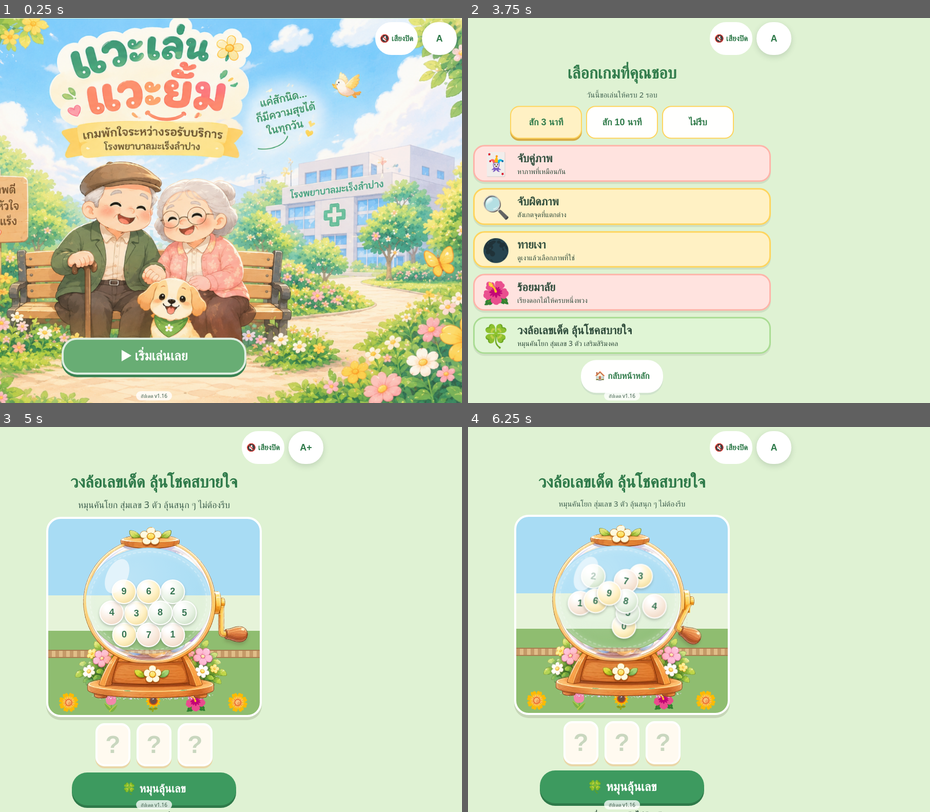
Above: before the commit, frames 1-4 (two rows, left to right).
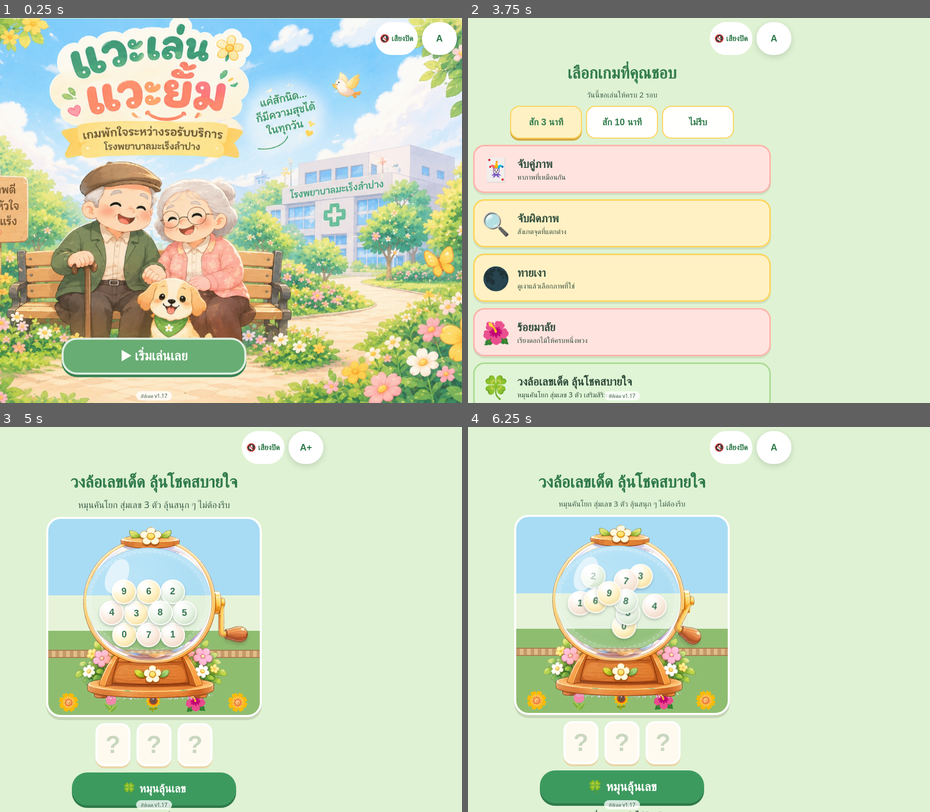
Above: after the commit, the same moments.

Repository: sasaloth/test-game1
Game: browser game, page index.html
Same seed, same stepped clock (60 frames per second), same inputs: the game is played once before the commit and once after it.
Inputs (mouse positions are in pixels of both pictures, inside the frame that each line leads up to; where the layout moved, square brackets give the same spot in the first picture):
- Up to frame 1 (0.25 s): no input
- Up to frame 2 (3.75 s): click "▶ เริ่มเล่นเลย" at 0.27 s; click (634, 256) [634, 249] at 1.07 s; click "🌺 ดอกชบา" at 1.27 s; click (578, 172) at 1.67 s; click "ข้อต่อไป →" at 1.87 s; click (699, 152) at 2.27 s; click "🌺 ดอกชบา" at 2.47 s; click (685, 287) at 2.87 s; click "🌻 ดอกทานตะวัน" at 3.07 s; click (565, 306) at 3.47 s; click "สัก 3 นาที" at 3.67 s
- Up to frame 3 (5 s): click (166, 546) at 4.07 s; click "🍀 วงล้อเลขเด็ด ลุ้นโชคสบายใจ …" at 4.27 s; click (267, 646) at 4.67 s; click "โยกคันโยกเพื่อเริ่มลุ้นเลข" at 4.77 s; click "A" at 4.87 s
- Up to frame 4 (6.25 s): click (569, 627) at 5.27 s; click "A+" at 5.47 s; click (625, 754) at 5.87 s; click "A++" at 6.07 s

The runs differ from the first frame. In frame 1, less than 0.1% of the frame differs, in the area x 35-37%, y 97-99%; in frame 2, 25%, in the area x 1-66%, y 11-100%; in frame 3, less than 0.1%; in frame 4, less than 0.1%.

Commit message:
Add files via upload

Diff:
--- a/index.html
+++ b/index.html
@@ -6,6 +6,7 @@
 <title>แวะเล่น แวะยิ้ม</title>
 <link rel="manifest" href="manifest.json">
 <meta name="theme-color" content="#3d9a5f">
+<meta name="color-scheme" content="only light">
 <link rel="apple-touch-icon" href="icon-192.png">
 <meta name="mobile-web-app-capable" content="yes">
 <meta name="apple-mobile-web-app-capable" content="yes">
@@ -178,6 +179,13 @@
 .lottery-digits span{display:grid;place-items:center;width:4.25rem;height:5.25rem;border:.25rem solid #fff;border-radius:1.1rem;background:#fffaf0;color:#2f7a4a;font:700 3rem/1 'Mali',sans-serif;box-shadow:0 .25rem 0 #ead7a8}
 .lottery-digits span.empty{color:#c9d7bf}
 .lottery-digits span.pop{animation:grow .5s ease-out}
+/* กันกล่องหดจนข้อความล้น (หน้าสูงกว่าจอ ให้เลื่อนแทนการบีบกล่อง) */
+:root{color-scheme:only light}
+.scr>*{flex-shrink:0}
+.scr:not(#start){padding-bottom:2.5rem}
+.menu div{min-width:0}
+@media (max-height:520px){html{font-size:13px}}
+@media (max-height:400px){html{font-size:12px}}
 </style>
 </head>
 <body>
@@ -188,7 +196,7 @@
 <audio id="backgroundMusic" loop preload="metadata" playsinline webkit-playsinline>
   <source src="pripac-relaxed-gaming-vibes-323631.mp3" type="audio/mpeg">
 </audio>
-<small class="version-label">อัปเดต v1.16</small>
+<small class="version-label">อัปเดต v1.17</small>
 
 <section class="scr on cover-start" id="start">
   <h1>แวะเล่น<em>แวะยิ้ม</em></h1>
